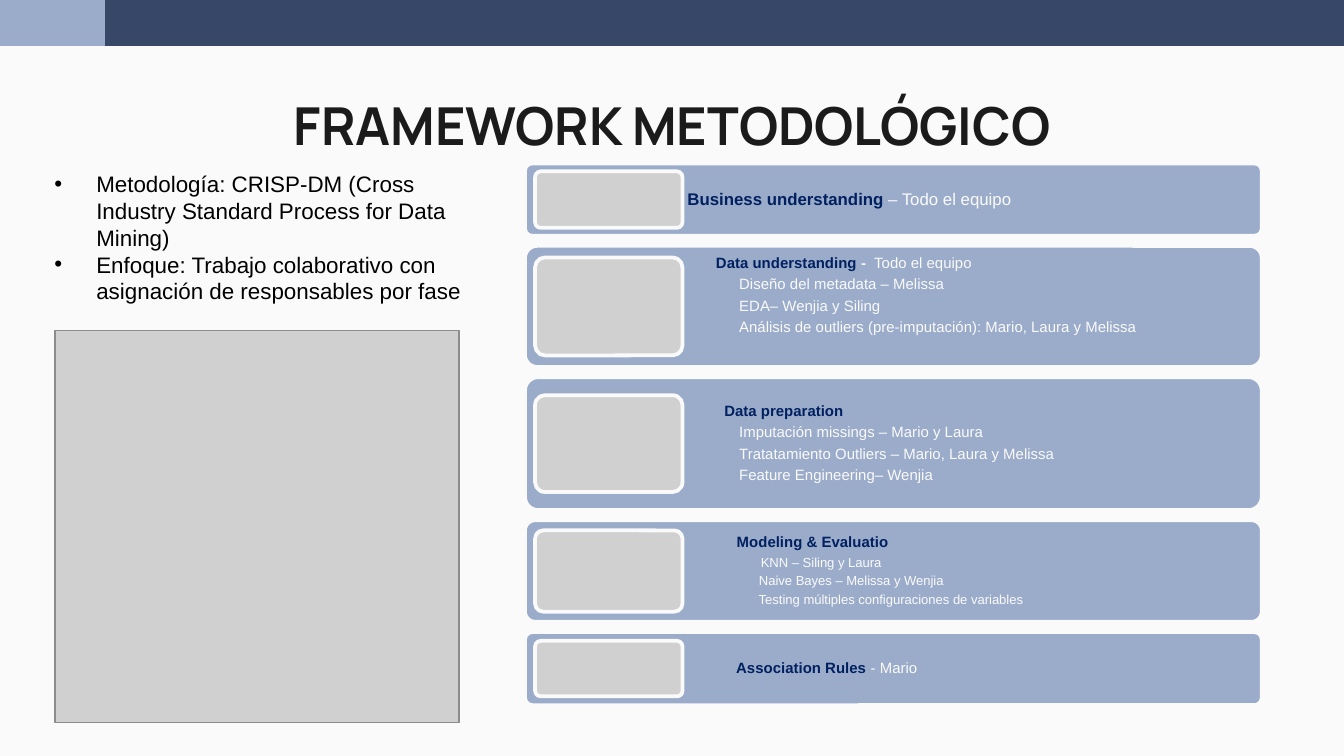
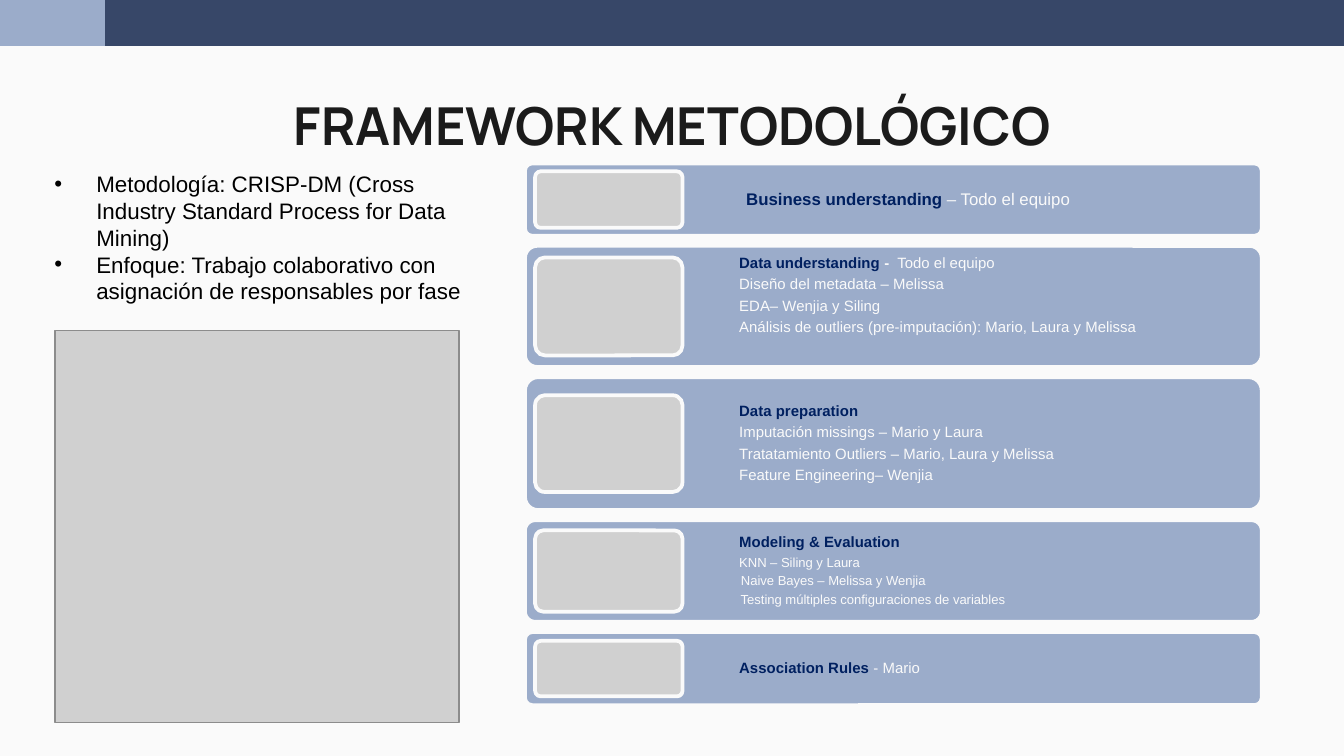
Before and after one commit to wen2111/Mineria, a slide deck: slide 4 of Entrega_1/00 - REPORTE/REPORTE_new.pptx. Drawn at 1344x756 pixels with LibreOffice and Linux fonts; fonts in the diff are those of the drawing; grey boxes stand for pictures. Boxes give left, top, right and bottom in pixels: in the first picture for what was removed or moved away, otherwise in the second. Text is boxed around its words. In the diff, an @@ line names an element or a change of style, - is before the commit and + after.

```diff
--- a/Entrega_1/00 - REPORTE/REPORTE_new.pptx
+++ b/Entrega_1/00 - REPORTE/REPORTE_new.pptx
@@ 3 texts: place and size @@
-3 texts at <box>687,193,1136,483</box>
+3 texts at <box>739,193,1136,483</box>
@@ text at <box>739,536,900,550</box>: text changed @@
-Modeling & Evaluatio
+Modeling & Evaluation
```
Also in this commit, not shown: 6 other slides changed, 2 other files.
